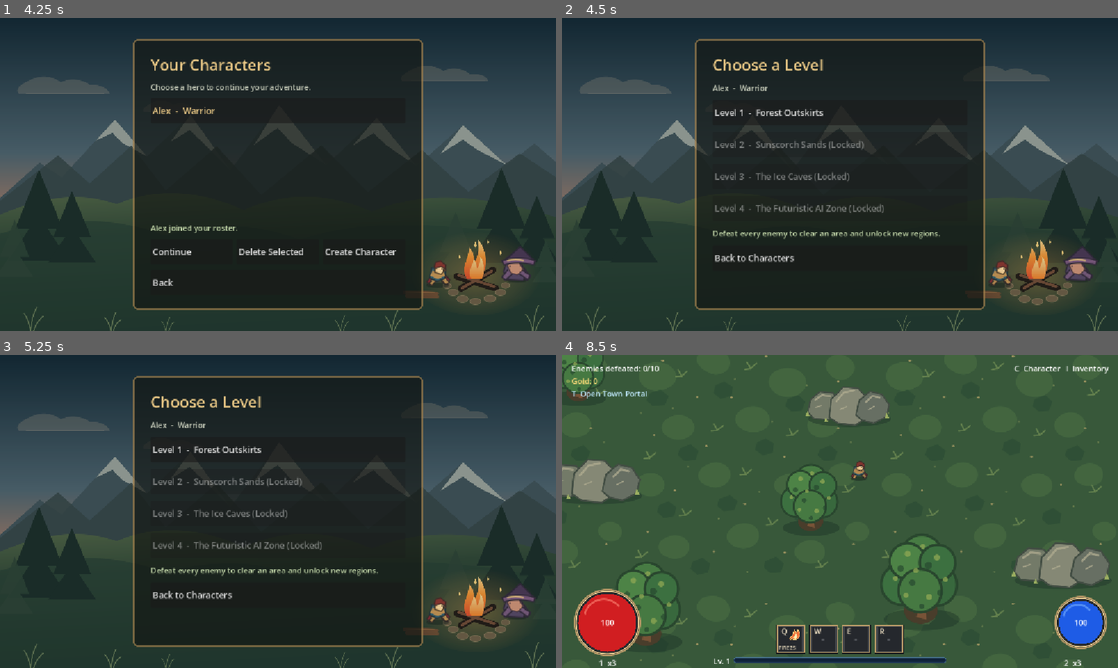
Above: before the commit, frames 1-4 (two rows, left to right).
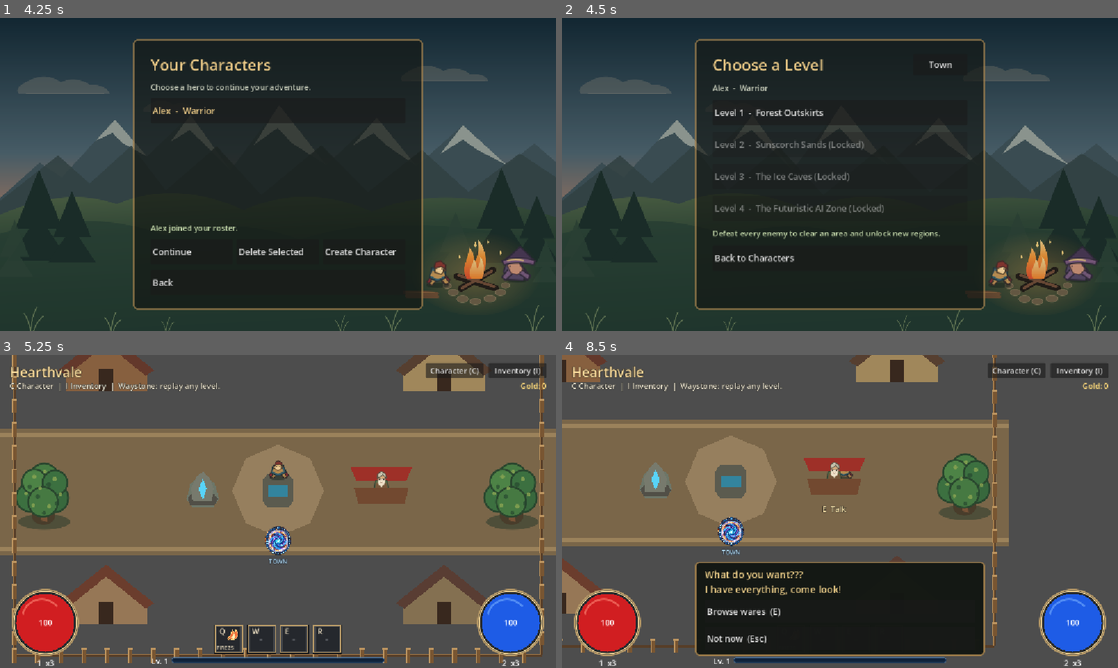
Above: after the commit, the same moments.

Repository: muyari/simple-game-godot
Game: Godot game, scene res://Menu.tscn
Same seed, same stepped clock (60 frames per second), same inputs: the game is played once before the commit and once after it.
Inputs (mouse positions are in pixels of both pictures, inside the frame that each line leads up to):
- Up to frame 1 (4.25 s): click "Begin Adventure" at 0.5 s; click "Create Character" at 1.25 s; click (278, 111) at 2.02 s; type "Alex" at 2.1 s; click "Warrior" at 2.75 s; click "Create Character" at 3.5 s
- Up to frame 2 (4.5 s): click "Continue" at 4.25 s
- Up to frame 3 (5.25 s): click (378, 401) at 5 s, where only the run after the commit has a clickable "Town"
- Up to frame 4 (8.5 s): click (840, 448) at 5.75 s, where only the run before the commit has a clickable "Level 1 - Forest Outskirts"; tap Enter (ui_accept) at 6.5, 6.77 s; move the mouse to (962, 495) at 6.52 s; hold Right (move_right) 6.53-7.25 s; tap E at 6.6, 8.3 s; click (962, 495) at 6.67 s; drag from (728, 527) to (812, 574) at 7.27 s; move the mouse to (895, 442) at 8.02 s; hold Right (move_right) from 8.03 s (still down); tap P at 8.1 s; click (895, 442) at 8.17 s

Frame 1 is identical in both runs. In frame 2, less than 0.1% of the frame differs, in the area x 66-71%, y 13-16%; in frame 3, 95%, in the area x 0-100%, y 0-100%; in frame 4, 60%.

Commit message:
added return to character select and exit game menu.

Diff:
--- a/simple-game-godot/GameUI.gd
+++ b/simple-game-godot/GameUI.gd
@@ -24,6 +24,7 @@
 var experience_feedback_label: Label
 var experience_feedback_time := 0.0
 var witch_skill_tree: WitchSkillTree
+var pause_menu: PauseMenu
 @onready var character_menu: Control = $CharacterMenu
 @onready var character_panel: PanelContainer = $CharacterMenu/Panel
 @onready var inventory_panel: PanelContainer = $CharacterMenu/InventoryPanel
@@ -50,9 +51,11 @@
 
 
 func _ready() -> void:
+	process_mode = Node.PROCESS_MODE_ALWAYS
 	_build_portal_cast_bar()
 	_build_progression_hud()
 	_build_inventory_slots()
+	_build_pause_menu()
 	equip_item_button.pressed.connect(_on_equip_item_pressed)
 	var player: Player = get_node("../Player")
 	if player.selected_character == "Witch":
@@ -119,9 +122,20 @@
 func _unhandled_input(event: InputEvent) -> void:
 	if not event is InputEventKey or not event.pressed or event.echo:
 		return
+	if event.keycode == KEY_ESCAPE:
+		if pause_menu.visible:
+			pause_menu.close_menu()
+		elif witch_skill_tree != null and witch_skill_tree.visible:
+			_on_witch_skill_tree_closed()
+		elif character_menu.visible:
+			character_menu.hide()
+			_set_player_menu_paused(false)
+		else:
+			pause_menu.open_menu()
+		get_viewport().set_input_as_handled()
+		return
+
 	if witch_skill_tree != null and witch_skill_tree.visible:
-		if event.keycode == KEY_ESCAPE:
-			_on_witch_skill_tree_closed()
 		get_viewport().set_input_as_handled()
 		return
 
@@ -148,10 +162,49 @@
 			character_menu.show()
 			_set_player_menu_paused(true)
 		get_viewport().set_input_as_handled()
-	elif event.keycode == KEY_ESCAPE and character_menu.visible:
-		character_menu.hide()
-		_set_player_menu_paused(false)
-		get_viewport().set_input_as_handled()
+
+
+func _build_pause_menu() -> void:
+	pause_menu = PauseMenu.new()
+	pause_menu.return_to_character_selection_requested.connect(
+		_on_return_to_character_selection_requested
+	)
+	pause_menu.close_game_requested.connect(_on_close_game_requested)
+	add_child(pause_menu)
+
+
+func _on_return_to_character_selection_requested() -> void:
+	var level_controller: Node = get_node("../LevelController")
+	if not level_controller.save_current_level_state():
+		push_error("Could not save the current level before returning to character selection.")
+		return
+	if not GameState.save_character(GameState.get_inventory(), GameState.get_equipment()):
+		push_error("Could not save the active character before returning to character selection.")
+		return
+
+	get_tree().set_meta("return_to_character_select", true)
+	get_tree().set_meta(
+		"selected_character_id",
+		str(get_tree().get_meta("selected_character_id", ""))
+	)
+	pause_menu.close_menu()
+	var error := get_tree().change_scene_to_file("res://Menu.tscn")
+	if error != OK:
+		get_tree().remove_meta("return_to_character_select")
+		get_tree().remove_meta("selected_character_id")
+		pause_menu.open_menu()
+		push_error("Could not return to character selection: %s" % error_string(error))
+
+
+func _on_close_game_requested() -> void:
+	var level_controller: Node = get_node("../LevelController")
+	if not level_controller.save_current_level_state():
+		push_error("Could not save the current level before closing the game.")
+		return
+	if not GameState.save_character(GameState.get_inventory(), GameState.get_equipment()):
+		push_error("Could not save the active character before closing the game.")
+		return
+	get_tree().quit()
 
 
 func _build_witch_skill_tree() -> void:
--- a/simple-game-godot/Menu.gd
+++ b/simple-game-godot/Menu.gd
@@ -15,6 +15,7 @@
 @onready var level2_button: Button = $CenterContainer/MenuPanel/LevelScreen/Level2Button
 @onready var level3_button: Button = $CenterContainer/MenuPanel/LevelScreen/Level3Button
 @onready var level4_button: Button = $CenterContainer/MenuPanel/LevelScreen/Level4Button
+@onready var start_in_town_button: Button = $CenterContainer/MenuPanel/LevelScreen/LevelHeader/TownButton
 @onready var delete_confirmation: ConfirmationDialog = $DeleteConfirmation
 
 var selected_character_id := ""
@@ -27,9 +28,16 @@
 func _ready() -> void:
 	$CenterContainer/MenuPanel/TitleScreen/StartButton.pressed.connect(_on_start_pressed)
 	$CenterContainer/MenuPanel/TitleScreen/QuitButton.pressed.connect(_on_quit_pressed)
+	start_in_town_button.pressed.connect(_on_start_in_town_pressed)
 	delete_confirmation.confirmed.connect(_on_delete_confirmed)
 
-	if get_tree().has_meta("return_to_level_select"):
+	if get_tree().has_meta("return_to_character_select"):
+		get_tree().remove_meta("return_to_character_select")
+		selected_character_id = str(get_tree().get_meta("selected_character_id", ""))
+		get_tree().remove_meta("selected_character_id")
+		_refresh_character_roster()
+		_show_screen(roster_screen)
+	elif get_tree().has_meta("return_to_level_select"):
 		get_tree().remove_meta("return_to_level_select")
 		selected_character_id = str(get_tree().get_meta("selected_character_id", ""))
 		if not selected_character_id.is_empty() and GameState.select_character(selected_character_id):
@@ -237,6 +245,21 @@
 		push_error("Could not load %s: %s" % [level_name, error_string(error)])
 
 
+func _on_start_in_town_pressed() -> void:
+	if selected_character_id.is_empty():
+		level_status.text = "Select a character before entering town."
+		return
+	if not GameState.save_character(GameState.get_inventory(), GameState.get_equipment()):
+		level_status.text = "Could not save your character before entering town."
+		return
+
+	get_tree().set_meta("selected_character", selected_character_class)
+	get_tree().set_meta("selected_character_id", selected_character_id)
+	var error := get_tree().change_scene_to_file("res://town.tscn")
+	if error != OK:
+		push_error("Could not load town: %s" % error_string(error))
+
+
 func _on_back_to_characters() -> void:
 	_refresh_character_roster()
 	_show_screen(roster_screen)
--- a/simple-game-godot/Menu.tscn
+++ b/simple-game-godot/Menu.tscn
@@ -247,12 +247,23 @@
 layout_mode = 2
 theme_override_constants/separation = 14
 
-[node name="Title" type="Label" parent="CenterContainer/MenuPanel/LevelScreen" unique_id=1694365863]
-layout_mode = 2
+[node name="LevelHeader" type="HBoxContainer" parent="CenterContainer/MenuPanel/LevelScreen"]
+layout_mode = 2
+theme_override_constants/separation = 12
+
+[node name="Title" type="Label" parent="CenterContainer/MenuPanel/LevelScreen/LevelHeader" unique_id=1694365863]
+layout_mode = 2
+size_flags_horizontal = 3
 theme_override_colors/font_color = Color(0.91, 0.78, 0.52, 1)
 theme_override_font_sizes/font_size = 32
 text = "Choose a Level"
 horizontal_alignment = 0
+
+[node name="TownButton" type="Button" parent="CenterContainer/MenuPanel/LevelScreen/LevelHeader"]
+custom_minimum_size = Vector2(112, 44)
+layout_mode = 2
+theme_override_font_sizes/font_size = 18
+text = "Town"
 
 [node name="Subtitle" type="Label" parent="CenterContainer/MenuPanel/LevelScreen" unique_id=2029659198]
 layout_mode = 2
--- /dev/null
+++ b/simple-game-godot/PauseMenu.gd
@@ -0,0 +1,97 @@
+extends CanvasLayer
+class_name PauseMenu
+
+signal return_to_character_selection_requested
+signal close_game_requested
+
+var backdrop: ColorRect
+
+
+func _ready() -> void:
+	process_mode = Node.PROCESS_MODE_ALWAYS
+	_build_menu()
+	hide()
+
+
+func open_menu() -> void:
+	if visible:
+		return
+	show()
+	get_tree().paused = true
+
+
+func close_menu() -> void:
+	hide()
+	get_tree().paused = false
+
+
+func _build_menu() -> void:
+	backdrop = ColorRect.new()
+	backdrop.set_anchors_and_offsets_preset(Control.PRESET_FULL_RECT)
+	backdrop.color = Color(0.015, 0.02, 0.018, 0.78)
+	backdrop.mouse_filter = Control.MOUSE_FILTER_STOP
+	add_child(backdrop)
+
+	var panel := PanelContainer.new()
+	panel.custom_minimum_size = Vector2(420.0, 0.0)
+	panel.set_anchors_and_offsets_preset(Control.PRESET_CENTER)
+	panel.offset_left = -210.0
+	panel.offset_top = -180.0
+	panel.offset_right = 210.0
+	panel.offset_bottom = 180.0
+	var panel_style := StyleBoxFlat.new()
+	panel_style.bg_color = Color("#131a17")
+	panel_style.set_border_width_all(3)
+	panel_style.border_color = Color("#9e7d4a")
+	panel_style.set_corner_radius_all(8)
+	panel_style.content_margin_left = 28.0
+	panel_style.content_margin_right = 28.0
+	panel_style.content_margin_top = 24.0
+	panel_style.content_margin_bottom = 24.0
+	panel.add_theme_stylebox_override("panel", panel_style)
+	add_child(panel)
+
+	var contents := VBoxContainer.new()
+	contents.add_theme_constant_override("separation", 12)
+	panel.add_child(contents)
+
+	var title := Label.new()
+	title.text = "PAUSED"
+	title.horizontal_alignment = HORIZONTAL_ALIGNMENT_CENTER
+	title.add_theme_font_size_override("font_size", 30)
+	title.add_theme_color_override("font_color", Color("#e8c77e"))
+	contents.add_child(title)
+
+	var resume_button := _create_button("Resume")
+	resume_button.pressed.connect(close_menu)
+	contents.add_child(resume_button)
+
+	var character_button := _create_button("Return to Character Selection")
+	character_button.pressed.connect(_on_return_to_character_selection_pressed)
+	contents.add_child(character_button)
+
+	var close_button := _create_button("Close Game")
+	close_button.pressed.connect(_on_close_game_pressed)
+	contents.add_child(close_button)
+
+	var hint := Label.new()
+	hint.text = "Press Esc to resume"
+	hint.horizontal_alignment = HORIZONTAL_ALIGNMENT_CENTER
+	hint.add_theme_color_override("font_color", Color("#c4c9c0"))
+	contents.add_child(hint)
+
+
+func _create_button(button_text: String) -> Button:
+	var button := Button.new()
+	button.text = button_text
+	button.custom_minimum_size.y = 48.0
+	button.add_theme_font_size_override("font_size", 18)
+	return button
+
+
+func _on_return_to_character_selection_pressed() -> void:
+	return_to_character_selection_requested.emit()
+
+
+func _on_close_game_pressed() -> void:
+	close_game_requested.emit()
--- a/simple-game-godot/TownUI.gd
+++ b/simple-game-godot/TownUI.gd
@@ -40,10 +40,13 @@
 var inventory_gold_label: Label
 var inventory_slots: Array[Button] = []
 var selected_inventory_index := -1
+var pause_menu: PauseMenu
 
 
 func _ready() -> void:
+	process_mode = Node.PROCESS_MODE_ALWAYS
 	passive_tree_button.visible = player.selected_character == "Witch"
+	_build_pause_menu()
 	_build_experience_bar()
 	_update_gold(GameState.gold)
 	GameState.gold_changed.connect(_update_gold)
@@ -104,24 +107,32 @@
 
 func _unhandled_input(event: InputEvent) -> void:
 	if event is InputEventKey and event.pressed and not event.echo:
+		if event.keycode == KEY_ESCAPE:
+			if pause_menu.visible:
+				pause_menu.close_menu()
+			elif witch_skill_tree != null and witch_skill_tree.visible:
+				_on_witch_skill_tree_closed()
+			elif waystone_overlay != null and waystone_overlay.visible:
+				_close_waystone()
+			elif dialogue_overlay != null and dialogue_overlay.visible:
+				_close_dialogue()
+			elif shop_overlay != null and shop_overlay.visible:
+				_close_shop()
+			elif character_overlay != null and character_overlay.visible:
+				_close_character_menu()
+			else:
+				pause_menu.open_menu()
+			get_viewport().set_input_as_handled()
+			return
+
 		if witch_skill_tree != null and witch_skill_tree.visible:
-			if event.keycode == KEY_ESCAPE:
-				_on_witch_skill_tree_closed()
 			get_viewport().set_input_as_handled()
 			return
 		if waystone_overlay != null and waystone_overlay.visible:
-			if event.keycode == KEY_ESCAPE:
-				_close_waystone()
-				get_viewport().set_input_as_handled()
+			return
 		if dialogue_overlay != null and dialogue_overlay.visible:
-			if event.keycode == KEY_ESCAPE:
-				_close_dialogue()
-				get_viewport().set_input_as_handled()
 			return
 		if shop_overlay != null and shop_overlay.visible:
-			if event.keycode == KEY_ESCAPE:
-				_close_shop()
-				get_viewport().set_input_as_handled()
 			return
 		if event.keycode == KEY_C:
 			if character_overlay.visible and character_panel.visible:
@@ -141,9 +152,41 @@
 					and (waystone_overlay == null or not waystone_overlay.visible):
 				_open_witch_skill_tree()
 				get_viewport().set_input_as_handled()
-		elif event.keycode == KEY_ESCAPE and character_overlay.visible:
-			_close_character_menu()
-			get_viewport().set_input_as_handled()
+
+
+func _build_pause_menu() -> void:
+	pause_menu = PauseMenu.new()
+	pause_menu.return_to_character_selection_requested.connect(
+		_on_return_to_character_selection_requested
+	)
+	pause_menu.close_game_requested.connect(_on_close_game_requested)
+	add_child(pause_menu)
+
+
+func _on_return_to_character_selection_requested() -> void:
+	if not GameState.save_character(GameState.get_inventory(), GameState.get_equipment()):
+		push_error("Could not save the active character before returning to character selection.")
+		return
+
+	get_tree().set_meta("return_to_character_select", true)
+	get_tree().set_meta(
+		"selected_character_id",
+		str(get_tree().get_meta("selected_character_id", ""))
+	)
+	pause_menu.close_menu()
+	var error := get_tree().change_scene_to_file("res://Menu.tscn")
+	if error != OK:
+		get_tree().remove_meta("return_to_character_select")
+		get_tree().remove_meta("selected_character_id")
+		pause_menu.open_menu()
+		push_error("Could not return to character selection: %s" % error_string(error))
+
+
+func _on_close_game_requested() -> void:
+	if not GameState.save_character(GameState.get_inventory(), GameState.get_equipment()):
+		push_error("Could not save the active character before closing the game.")
+		return
+	get_tree().quit()
 
 
 func _build_shop() -> void:
Not shown, added: simple-game-godot/PauseMenu.gd.uid
